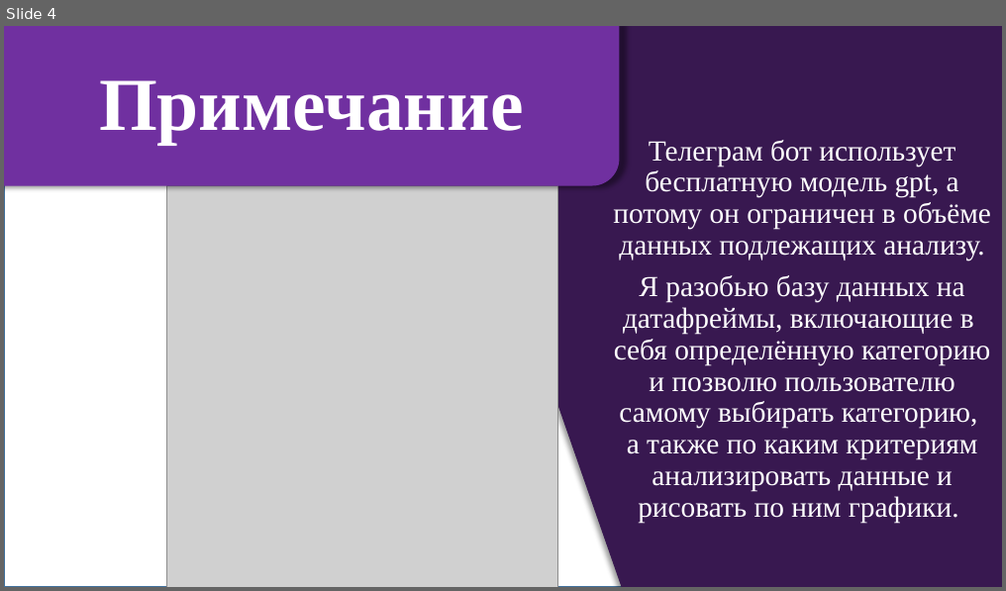
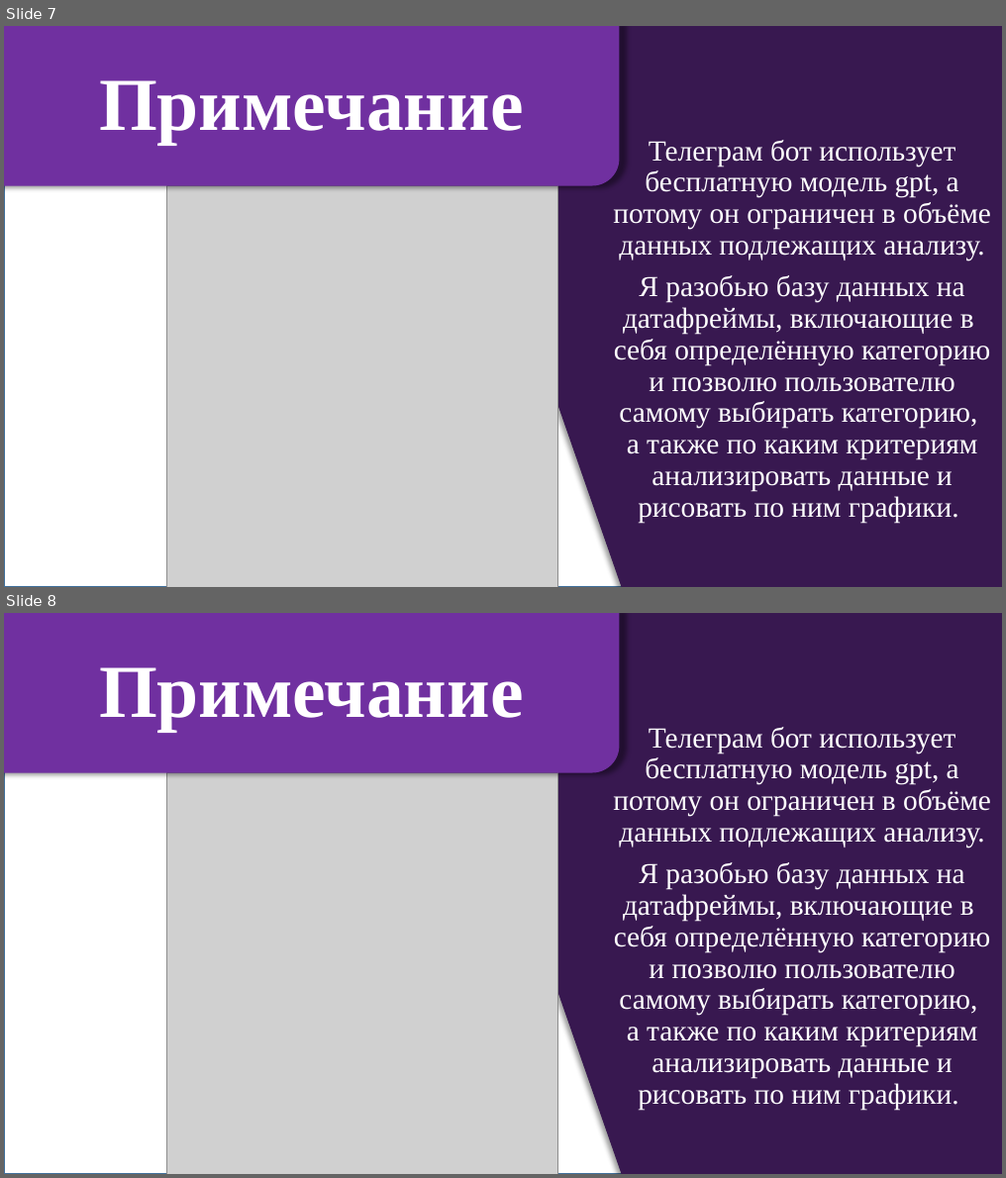
Before and after one commit to What-is-love-bdnhm/analyze_tg, a slide deck: выпускная работа СкворцовВВ ЮШП.pptx. Shown one above the other, each under a label of ours: slide 4 before the commit, slides 7 and 8 after it. The pictures are 1006x591 and 1006x1178 pixels, drawn with LibreOffice and Linux fonts; fonts in the diff are those of the drawing; grey boxes stand for pictures. Boxes give left, top, right and bottom in pixels: in the first picture for what was removed or moved away, otherwise in the second. Text is boxed around its words. In the diff, an @@ line names an element or a change of style, - is before the commit and + after.

```diff
--- a/выпускная работа СкворцовВВ ЮШП.pptx
+++ b/выпускная работа СкворцовВВ ЮШП.pptx
@@ slide 8 added at (x1=4, y1=613, x2=1002, y2=1174), background #FFFFFF @@
@@ rectangle added at (x1=4, y1=613, x2=1002, y2=1174), fill #FFFFFF, outline #43739E 1 pt @@
@@ round diag rect added at (x1=4, y1=613, x2=619, y2=772), fill #7030A0, outline #7030A0 1 pt @@
@@ rectangle added at (x1=447, y1=613, x2=1002, y2=1174), fill #381850, outline #381850 1 pt @@
@@ text added at (x1=99, y1=667, x2=523, y2=732), 72 pt, text #FFFFFF, bold @@
+Примечание
@@ text added at (x1=613, y1=727, x2=991, y2=1110), 28 pt, text #FFFFFF @@
+Телеграм бот использует бесплатную модель gpt, а потому он ограничен в объёме данных подлежащих анализу.
+Я разобью базу данных на датафреймы, включающие в себя определённую категорию и позволю пользователю самому выбирать категорию, а также по каким критериям анализировать данные и рисовать по ним графики.
@@ picture added at (x1=166, y1=772, x2=558, y2=1174) @@
@@ what was slide 4 is now slide 7 @@
```
Also in this commit, not shown: 1 slide changed, 5 other slides added, 1 other file.
